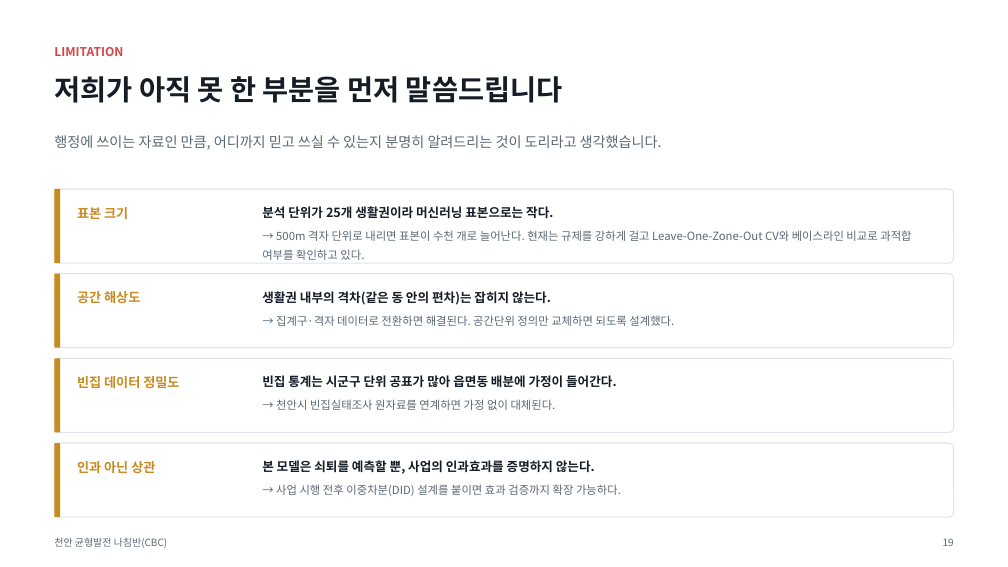
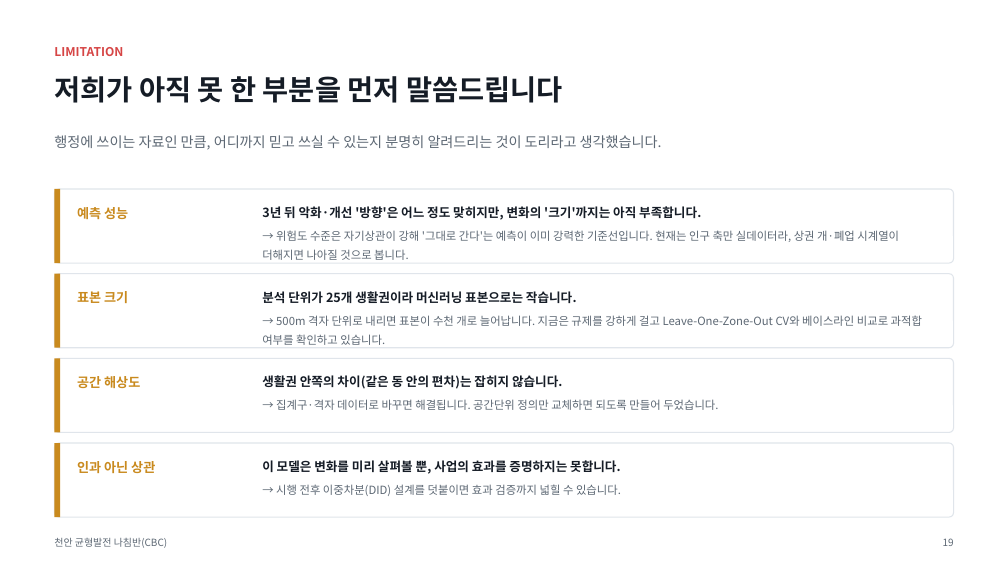
Before and after one commit to BioCode67/2026-AI-, a slide deck: slide 20 of deliverables/기획서_천안균형발전나침반_CBC.pptx. Drawn at 1008x567 pixels with LibreOffice and Linux fonts; fonts in the diff are those of the drawing. Boxes give left, top, right and bottom in pixels: in the first picture for what was removed or moved away, otherwise in the second. Text is boxed around its words. In the diff, an @@ line names an element or a change of style, - is before the commit and + after.

```diff
--- a/deliverables/기획서_천안균형발전나침반_CBC.pptx
+++ b/deliverables/기획서_천안균형발전나침반_CBC.pptx
@@ text added at (x1=77, y1=207, x2=128, y2=219), 12.5 pt, text #C98A1E, bold @@
+예측 성능
@@ text at (x1=262, y1=206, x2=701, y2=220): text changed @@
-분석 단위가 25개 생활권이라 머신러닝 표본으로는 작다.
+3년 뒤 악화·개선 '방향'은 어느 정도 맞히지만, 변화의 '크기'까지는 아직 부족합니다.
@@ text at (x1=262, y1=230, x2=899, y2=260): text changed @@
-→ 500m 격자 단위로 내리면 표본이 수천 개로 늘어난다. 현재는 규제를 강하게 걸고 Leave-One-Zone-Out CV와 베이스라인 비교로 과적합 여부를 확인하고 있다.
+→ 위험도 수준은 자기상관이 강해 '그대로 간다'는 예측이 이미 강력한 기준선입니다. 현재는 인구 축만 실데이터라, 상권 개·폐업 시계열이 더해지면 나아질 것으로 봅니다.
@@ text "표본 크기" moved from (x1=77, y1=207, x2=128, y2=219) to (x1=77, y1=291, x2=128, y2=303) @@
@@ text at (x1=262, y1=291, x2=577, y2=303): text changed @@
-생활권 내부의 격차(같은 동 안의 편차)는 잡히지 않는다.
+분석 단위가 25개 생활권이라 머신러닝 표본으로는 작습니다.
@@ text at (x1=262, y1=315, x2=922, y2=345): text changed @@
-→ 집계구·격자 데이터로 전환하면 해결된다. 공간단위 정의만 교체하면 되도록 설계했다.
+→ 500m 격자 단위로 내리면 표본이 수천 개로 늘어납니다. 지금은 규제를 강하게 걸고 Leave-One-Zone-Out CV와 베이스라인 비교로 과적합 여부를 확인하고 있습니다.
@@ text "공간 해상도" moved from (x1=77, y1=291, x2=140, y2=303) to (x1=77, y1=376, x2=140, y2=388) @@
@@ text removed at (x1=77, y1=376, x2=179, y2=389) @@
-빈집 데이터 정밀도
@@ text at (x1=262, y1=375, x2=563, y2=389): text changed @@
-빈집 통계는 시군구 단위 공표가 많아 읍면동 배분에 가정이 들어간다.
+생활권 안쪽의 차이(같은 동 안의 편차)는 잡히지 않습니다.
@@ text at (x1=276, y1=399, x2=718, y2=410): text changed @@
-→ 천안시 빈집실태조사 원자료를 연계하면 가정 없이 대체된다.
+→ 집계구·격자 데이터로 바꾸면 해결됩니다. 공간단위 정의만 교체하면 되도록 만들어 두었습니다.
@@ text at (x1=262, y1=460, x2=621, y2=474): text changed @@
-본 모델은 쇠퇴를 예측할 뿐, 사업의 인과효과를 증명하지 않는다.
+이 모델은 변화를 미리 살펴볼 뿐, 사업의 효과를 증명하지는 못합니다.
@@ text at (x1=276, y1=484, x2=621, y2=496): text changed @@
-→ 사업 시행 전후 이중차분(DID) 설계를 붙이면 효과 검증까지 확장 가능하다.
+→ 시행 전후 이중차분(DID) 설계를 덧붙이면 효과 검증까지 넓힐 수 있습니다.
```
Also in this commit, not shown: 3 other slides changed, 6 other files.
